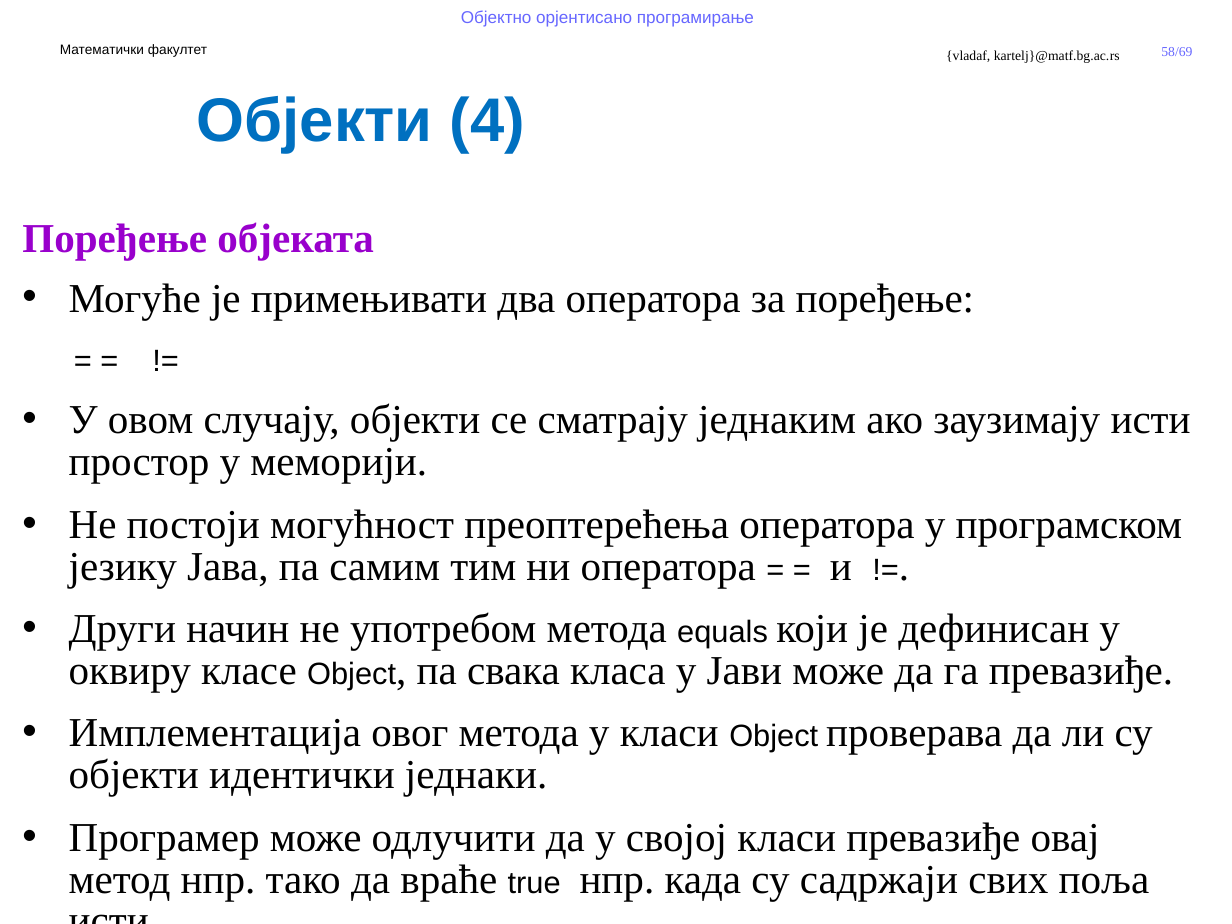
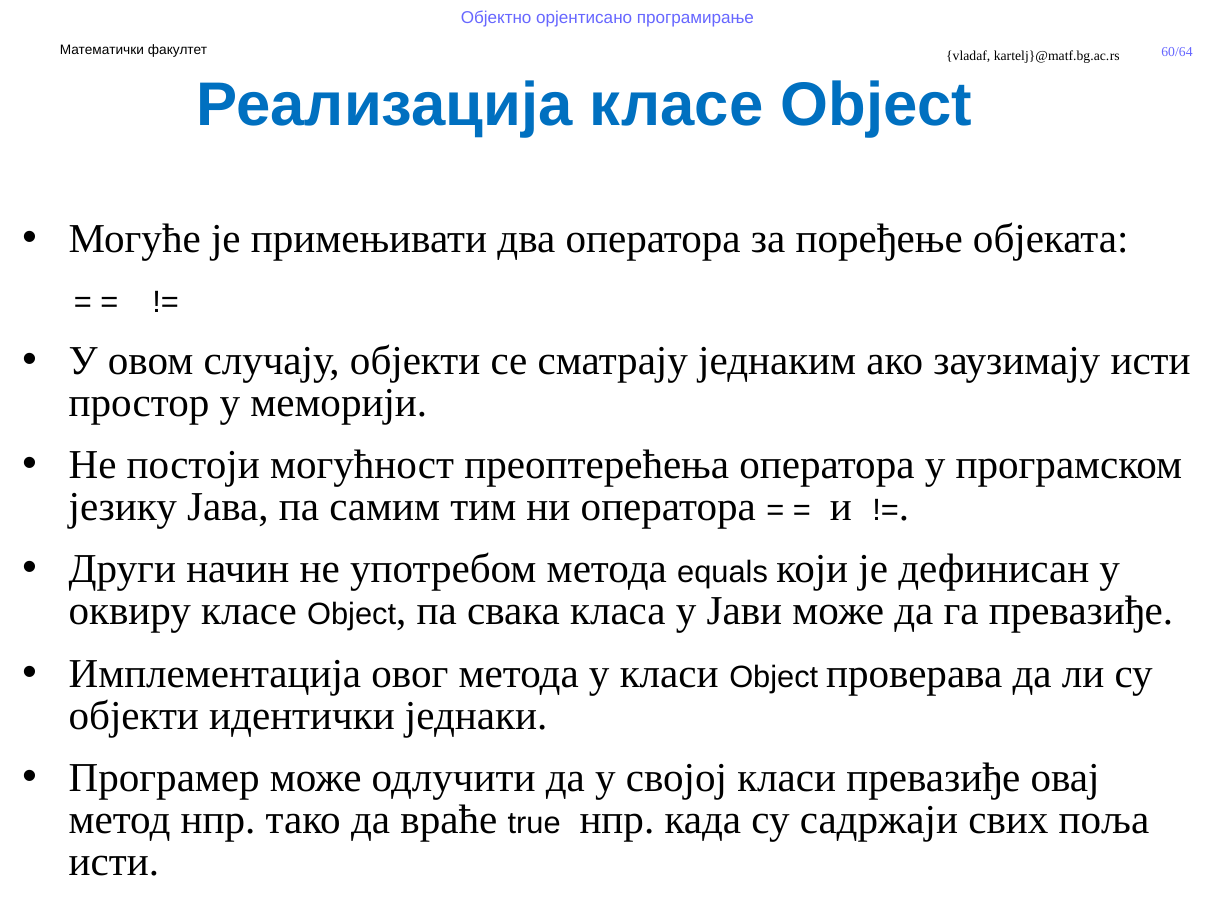
Before and after one commit to MatfOOP/OOP, a slide deck: slide 60 of predavanja/prezentacije/OOP09-Klase u Javi.pptx (slide 58 before the commit). Drawn at 1232x924 pixels with LibreOffice and Linux fonts; fonts in the diff are those of the drawing; background and template pictures are left out. Boxes give left, top, right and bottom in pixels: in the first picture for what was removed or moved away, otherwise in the second. Text is boxed around its words. In the diff, an @@ line names an element or a change of style, - is before the commit and + after.

```diff
--- a/predavanja/prezentacije/OOP09-Klase u Javi.pptx
+++ b/predavanja/prezentacije/OOP09-Klase u Javi.pptx
@@ page number at bbox=[1161, 47, 1192, 56]: text changed @@
-58/69
+60/64
@@ text at bbox=[197, 80, 973, 136]: text changed @@
-Објекти (4)
+Реализација класе Object
@@ text at bbox=[69, 222, 1128, 260]: text changed @@
-Поређење објеката
-• Могуће је примењивати два оператора за поређење:
+• Могуће је примењивати два оператора за поређење објеката:
```
Also in this commit, not shown: 5 other slides changed, 1 slide added, 6 slides removed, 23 other files.
